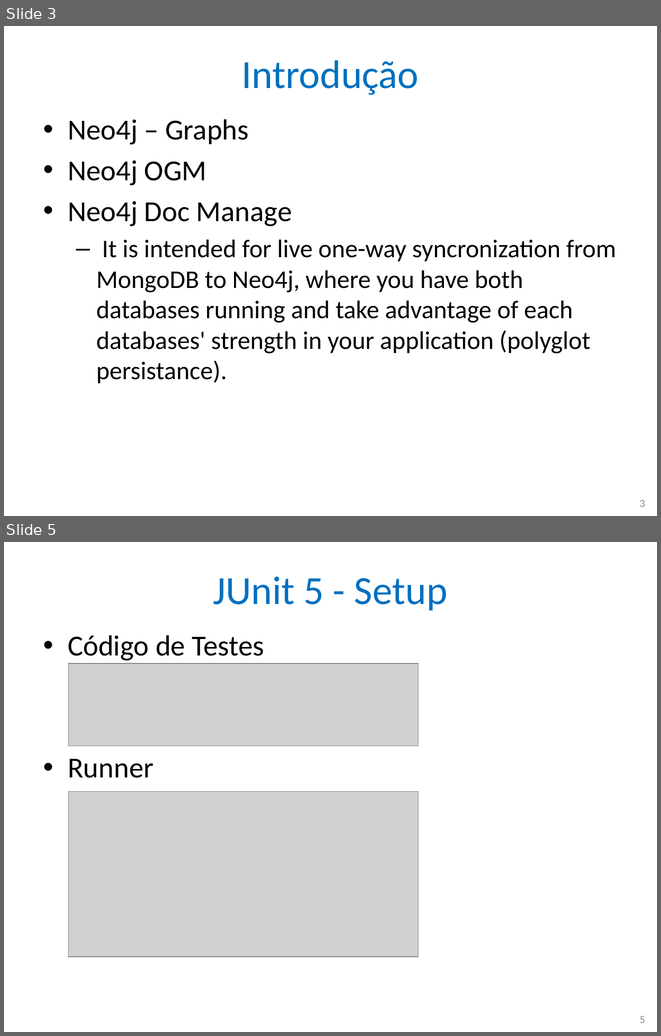
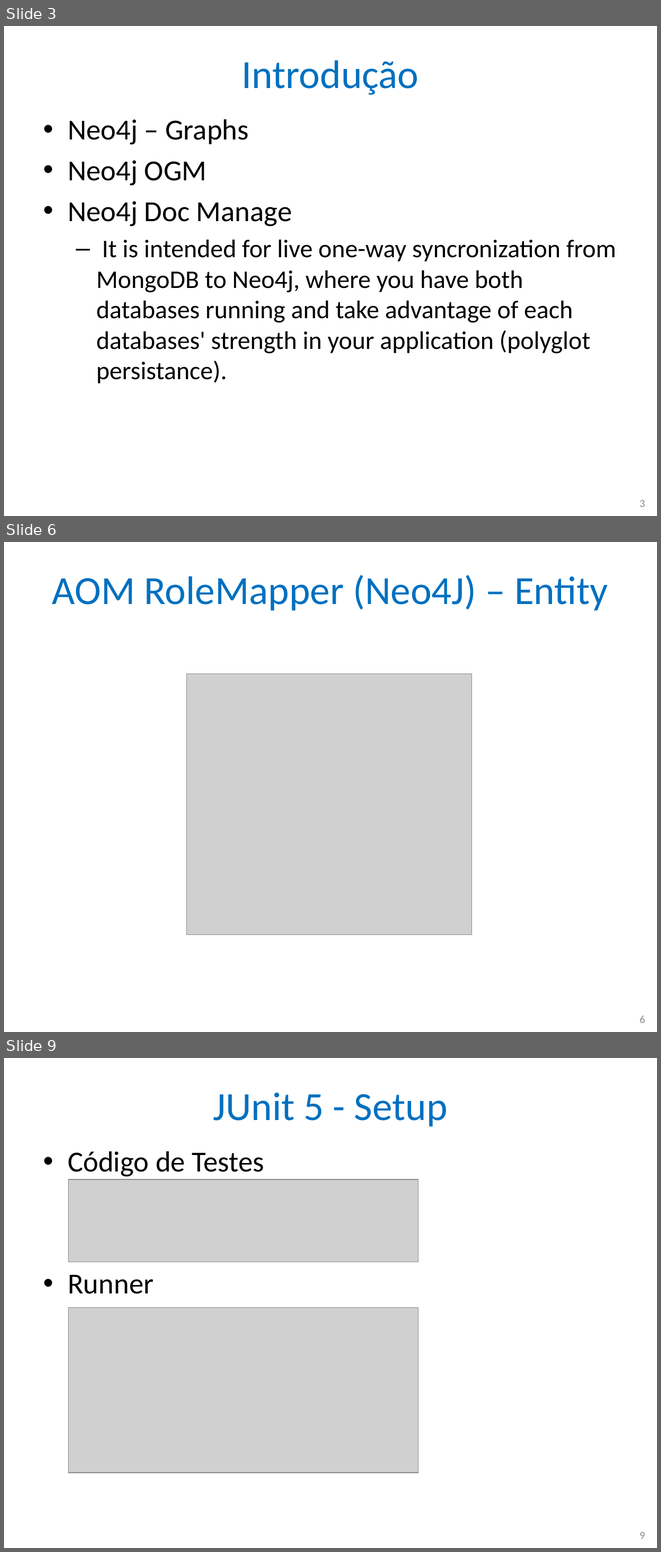
Before and after one commit to nascimentolwtn/INPE-CAP-385_DesenvolvimentoFrameworks, a slide deck: CAP385-00-Presentations/05-QueryBuilder - AOMRoleMapper Neo4j/05-AOMRoleMapper Neo4j.pptx. Shown one above the other, each under a label of ours: slides 3 and 5 before the commit, slides 3, 6 and 9 after it; the slides between them are not shown. The pictures are 661x1036 and 661x1552 pixels, drawn with LibreOffice and Linux fonts; fonts in the diff are those of the drawing; grey boxes stand for pictures. Boxes give left, top, right and bottom in pixels: in the first picture for what was removed or moved away, otherwise in the second. Text is boxed around its words. In the diff, an @@ line names an element or a change of style, - is before the commit and + after.

Commit message:
Atualização da apresentação AOMRoleMapper com Neo4J

```diff
--- a/CAP385-00-Presentations/05-QueryBuilder - AOMRoleMapper Neo4j/05-AOMRoleMapper Neo4j.pptx
+++ b/CAP385-00-Presentations/05-QueryBuilder - AOMRoleMapper Neo4j/05-AOMRoleMapper Neo4j.pptx
@@ slide 6 added at (4, 542, 657, 1032), background #FFFFFF @@
@@ title added at (52, 575, 608, 610), 44 pt, text #0070C0 @@
+AOM RoleMapper (Neo4J) – Entity
@@ picture added at (187, 674, 472, 934) @@
@@ page number added at (639, 1015, 645, 1023), 12 pt, text #8C8C8C @@
+6
@@ what was slide 5 is now slide 9 @@
@@ page number at (639, 1532, 645, 1539): text changed @@
-5
+9
```
Also in this commit, not shown: 2 slides changed, 8 other slides added, 2 slides removed, 2 other files.
